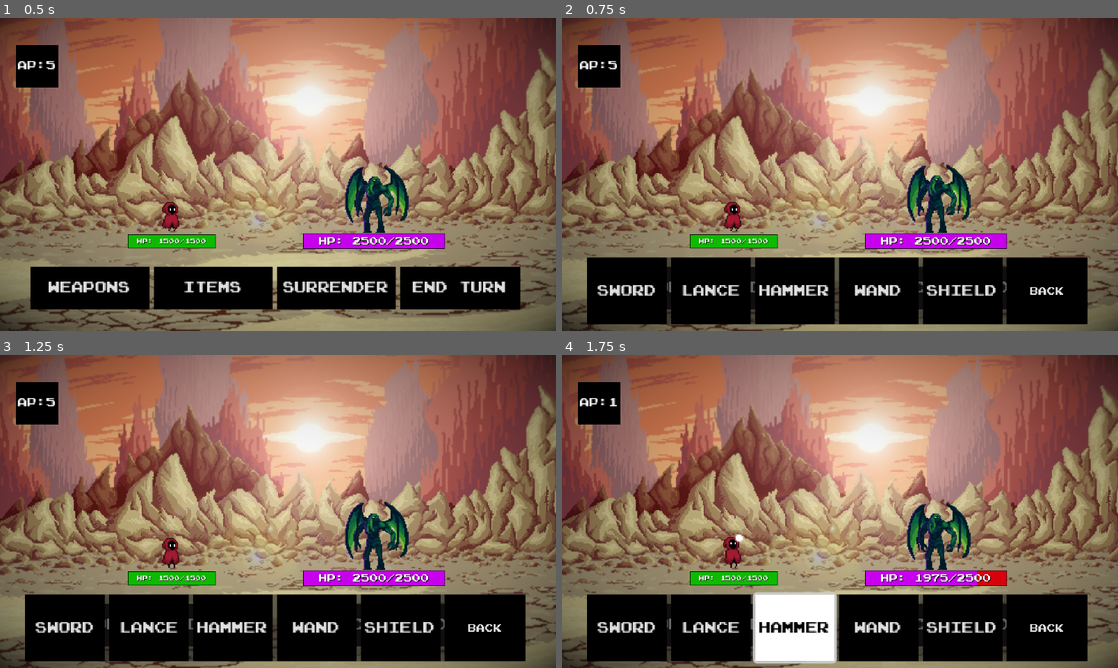
Above: before the commit, frames 1-4 (two rows, left to right).
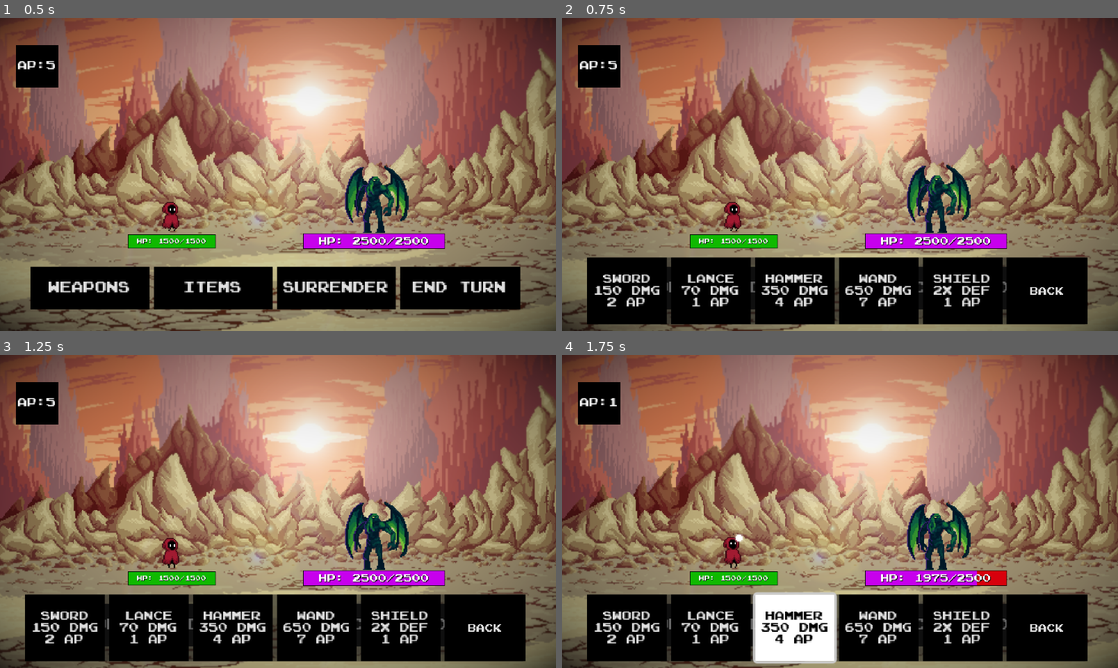
Above: after the commit, the same moments.

Repository: ElerosVecchio/OBL_TeamC
Game: Godot game, scene res://TurnBasedSystem&Scene/world.tscn
Two runs of this game, one before a commit and one after it. Both use one fixed random seed, a clock stepped at 60 frames per second and the inputs below. This scene is started directly instead of the project's main scene.
Inputs:
- Up to frame 1 (0.5 s): no input
- Up to frame 2 (0.75 s): click "Weapons" at 0.5 s
- Up to frame 3 (1.25 s): no input
- Up to frame 4 (1.75 s): click "Items" at 1.25 s

Frame 1 is identical in both runs. In frame 2, 3.1% of the frame differs, in the area x 5-79%, y 81-93%; in frame 3, 3.1%; in frame 4, 3.1%.

Commit message:
Weapon damage and Item resources will now be displayed

Diff:
--- a/TurnBasedSystem&Scene/world.gd
+++ b/TurnBasedSystem&Scene/world.gd
@@ -19,6 +19,35 @@
 	defeat()
 	victory()
 	update_ap()
+	update_hp_potion()
+	update_dmg_potion()
+	update_ap_potion()
+	sword_data()
+	lance_data()
+	hammer_data()
+	wand_data()
+	shield_data()
+
+func sword_data():
+	var sword = $AttacksPanel/AttacksBox/Sword
+	sword.text = "Sword\n%d DMG\n2 AP" % [Global.sworddamage]
+
+func lance_data():
+	var lance = $AttacksPanel/AttacksBox/Lance
+	lance.text = "Lance\n%d DMG\n1 AP" % [Global.lancedamage]
+
+func hammer_data():
+	var hammer = $AttacksPanel/AttacksBox/Hammer
+	hammer.text = "Hammer\n%d DMG\n4 AP" % [Global.hammerdamage]
+
+func wand_data():
+	var wand = $AttacksPanel/AttacksBox/Wand
+	wand.text = "Wand\n%d DMG\n7 AP" % [Global.wanddamage]
+
+func shield_data():
+	var shield = $AttacksPanel/AttacksBox/Shield
+	shield.text = "Shield\n2x Def\n1 AP"
+
 
 func _on_attacks_pressed(): #weapons
 	$ActionsPanel.hide()
@@ -102,6 +131,18 @@
 func update_ap():
 	var APPanel = $APPanel
 	APPanel.get_node("Label").text = "AP:%d" % [Global.actionpoints]
+
+func update_hp_potion():
+	var health_potion = $ItemsPanel/Inventory/HealthPotion
+	health_potion.text = "HP Potion:%d" % [Global.healthpotions]
+
+func update_dmg_potion():
+	var damage_potion = $ItemsPanel/Inventory/DamagePotion
+	damage_potion.text = "DMG Potion:%d" % [Global.damagepotions]
+
+func update_ap_potion():
+	var ap_potion = $ItemsPanel/Inventory/APPotion
+	ap_potion.text = "AP Potion:%d" % [Global.appotions]
 
 
 
--- a/TurnBasedSystem&Scene/world.tscn
+++ b/TurnBasedSystem&Scene/world.tscn
@@ -200,7 +200,6 @@
 text = "End Turn"
 
 [node name="AttacksPanel" type="Panel" parent="."]
-visible = false
 offset_left = -5.0
 offset_top = 220.0
 offset_right = 466.0
@@ -219,7 +218,7 @@
 size_flags_horizontal = 3
 theme_override_colors/font_hover_color = Color(0, 0, 0, 1)
 theme_override_fonts/font = ExtResource("6_4o36p")
-theme_override_font_sizes/font_size = 11
+theme_override_font_sizes/font_size = 9
 theme_override_styles/normal = SubResource("StyleBoxFlat_2d2o6")
 theme_override_styles/hover = SubResource("StyleBoxFlat_njh7f")
 text = "Sword
@@ -230,7 +229,7 @@
 size_flags_horizontal = 3
 theme_override_colors/font_hover_color = Color(0, 0, 0, 1)
 theme_override_fonts/font = ExtResource("6_4o36p")
-theme_override_font_sizes/font_size = 11
+theme_override_font_sizes/font_size = 9
 theme_override_styles/normal = SubResource("StyleBoxFlat_nht6k")
 theme_override_styles/hover = SubResource("StyleBoxFlat_vvo5q")
 text = "Lance
@@ -241,7 +240,7 @@
 size_flags_horizontal = 3
 theme_override_colors/font_hover_color = Color(0, 0, 0, 1)
 theme_override_fonts/font = ExtResource("6_4o36p")
-theme_override_font_sizes/font_size = 11
+theme_override_font_sizes/font_size = 9
 theme_override_styles/normal = SubResource("StyleBoxFlat_ri28y")
 theme_override_styles/hover = SubResource("StyleBoxFlat_yf2da")
 text = "Hammer"
@@ -251,7 +250,7 @@
 size_flags_horizontal = 3
 theme_override_colors/font_hover_color = Color(0, 0, 0, 1)
 theme_override_fonts/font = ExtResource("6_4o36p")
-theme_override_font_sizes/font_size = 11
+theme_override_font_sizes/font_size = 9
 theme_override_styles/normal = SubResource("StyleBoxFlat_4d8nk")
 theme_override_styles/hover = SubResource("StyleBoxFlat_wuaut")
 text = "Wand"
@@ -261,7 +260,7 @@
 size_flags_horizontal = 3
 theme_override_colors/font_hover_color = Color(0, 0, 0, 1)
 theme_override_fonts/font = ExtResource("6_4o36p")
-theme_override_font_sizes/font_size = 11
+theme_override_font_sizes/font_size = 9
 theme_override_styles/normal = SubResource("StyleBoxFlat_cd7hk")
 theme_override_styles/hover = SubResource("StyleBoxFlat_c7enl")
 text = "Shield"
@@ -277,7 +276,6 @@
 text = "Back"
 
 [node name="ItemsPanel" type="Panel" parent="."]
-visible = false
 offset_left = -5.0
 offset_top = 221.0
 offset_right = 465.0
